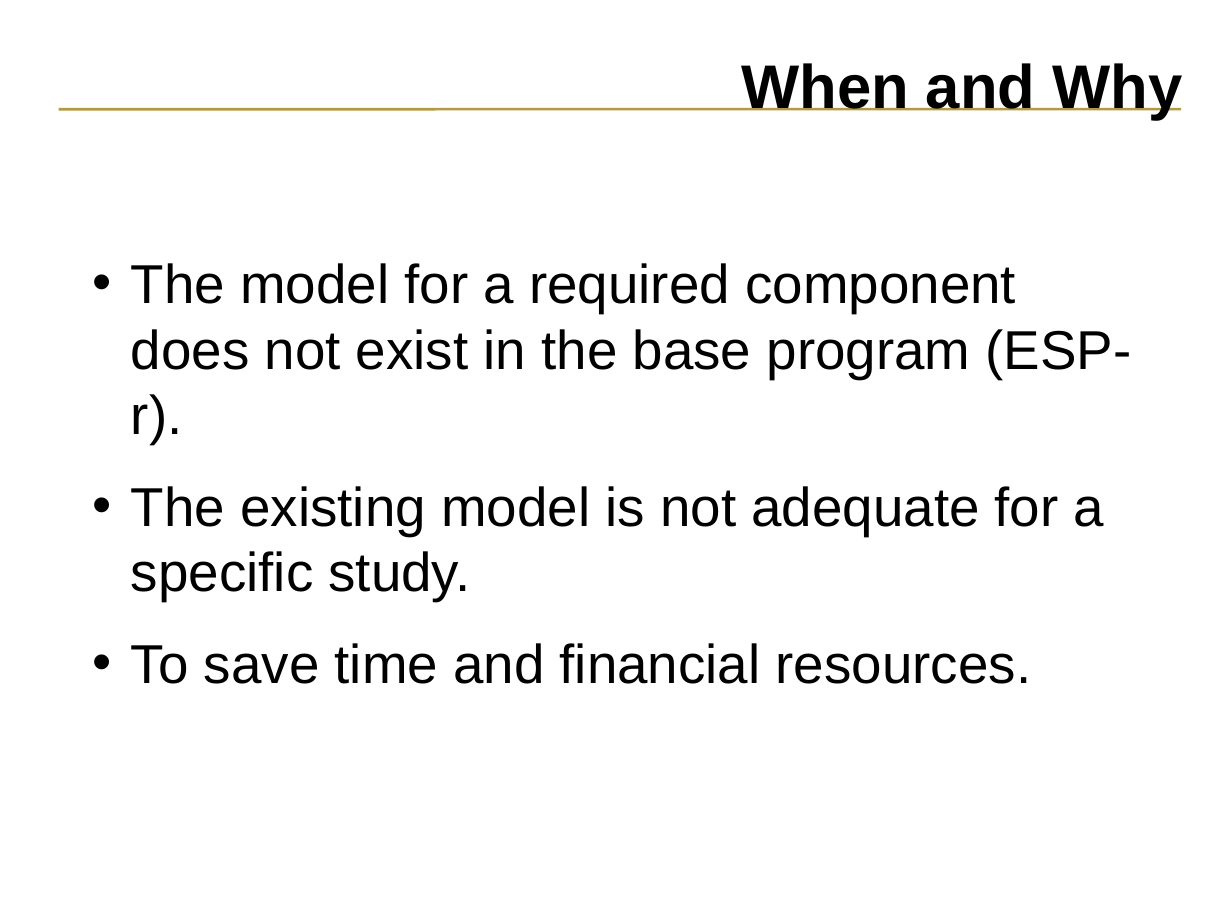
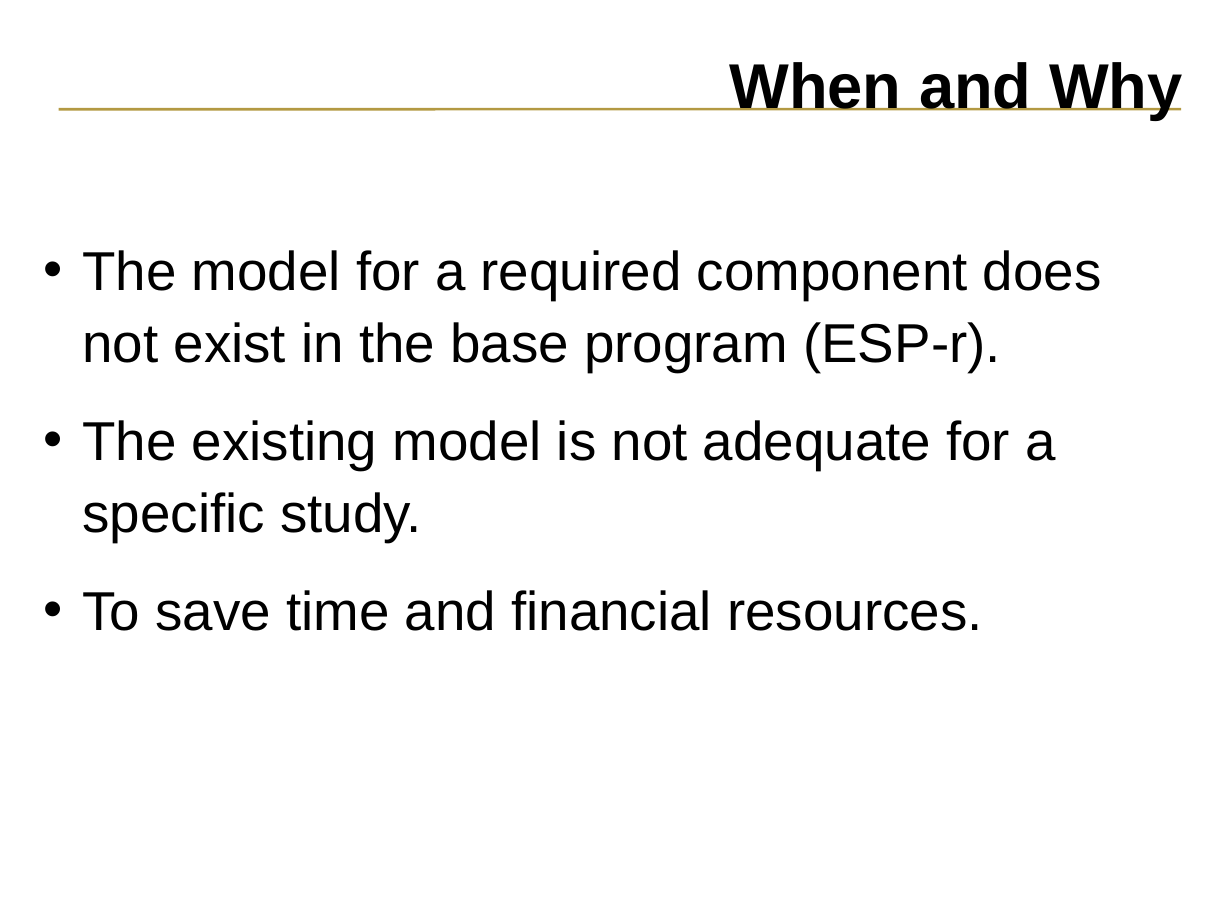
Before and after one commit to ESP-rCommunity/ESPrExtras, a slide deck: slide 3 of training/NRCan_course_materials/trnsys_coupling/trnsys_coupling.ppt. Drawn at 1232x924 pixels with LibreOffice and Linux fonts; fonts in the diff are those of the drawing. Boxes give left, top, right and bottom in pixels: in the first picture for what was removed or moved away, otherwise in the second. Text is boxed around its words. In the diff, an @@ line names an element or a change of style, - is before the commit and + after.

```diff
--- a/training/NRCan_course_materials/trnsys_coupling/trnsys_coupling.ppt
+++ b/training/NRCan_course_materials/trnsys_coupling/trnsys_coupling.ppt
@@ title "When and Why" at box(730, 62, 1182, 120): size 36 to 37 pt @@
@@ text "The model for a required ...": place and size @@
-text "The model for a required ..." at box(131, 263, 1132, 684)
+text "The model for a required ..." at box(82, 250, 1102, 631)
@@ text "The model for a required ..." at box(82, 250, 1102, 631): line spacing 1 to 1.1 @@
```
Also in this commit, not shown: 32 other slides changed, 11 slides added, 5 other files.
